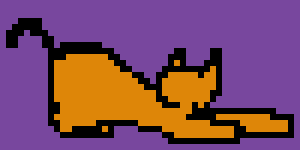
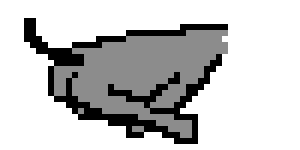
Two versions of the same layered image (300 x 150). Layer-by-layer changes:
added layer "Layer 2 copy 6" above "Layer 2 copy 2" over box(24, 18, 228, 144)
hid "Layer 1 copy 2", opacity 100% → 24% over box(6, 18, 294, 144)
hid "Background" over box(0, 0, 300, 150)
